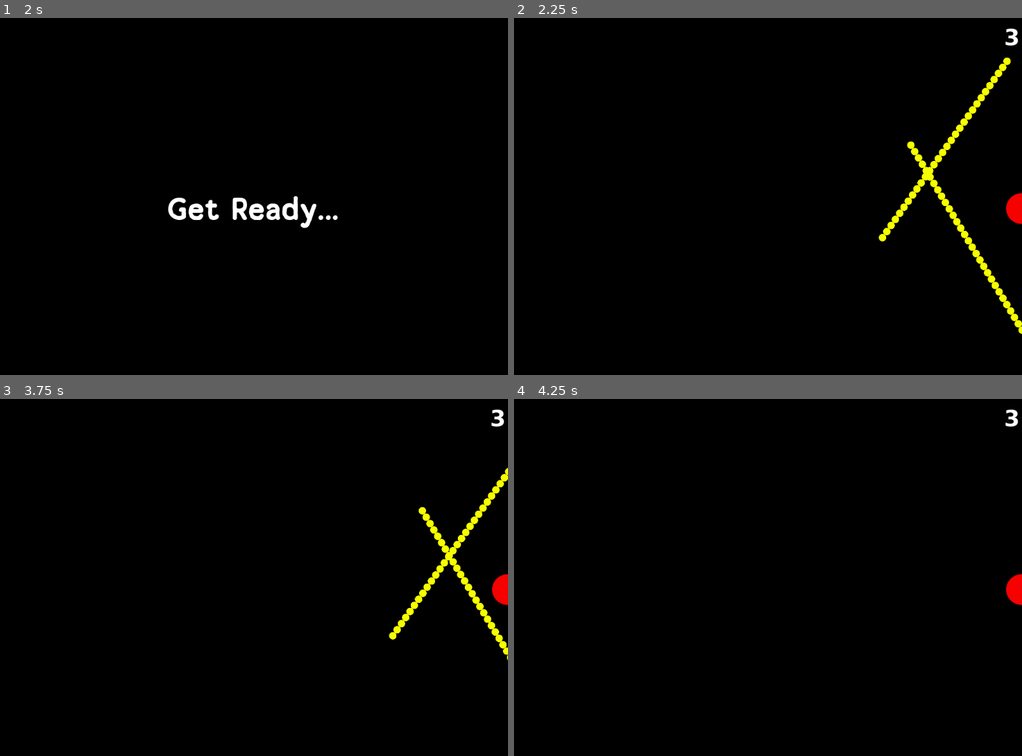
Above: before the commit, frames 1-4 (two rows, left to right).
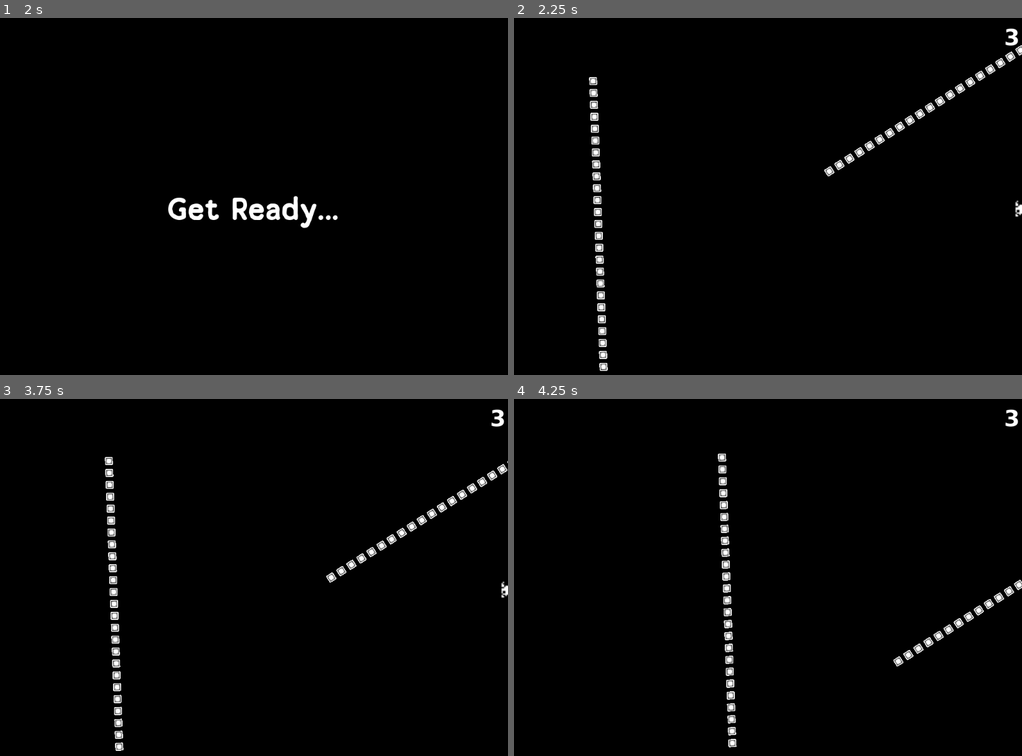
Above: after the commit, the same moments.

Repository: foobarmeow/bullet-godot
Game: Godot game, scene res://scenes/main/main.tscn
The game is run twice, just before and just after one commit, with the same random seed, the same clock (stepped at 60 frames per second) and the same inputs.
Inputs (mouse positions are in pixels of both pictures, inside the frame that each line leads up to):
- Up to frame 1 (2 s): click "START" at 0.5 s; tap Enter at 1.25 s; move the mouse to (365, 189) at 1.27 s; hold D (move_right) from 1.28 s (still down); tap J at 1.35 s; click (365, 189) at 1.42 s
- Up to frame 2 (2.25 s): release D (move_right) at 2 s; tap Space at 2 s; drag from (666, 228) to (742, 285) at 2.02 s
- Up to frame 3 (3.75 s): tap Enter at 2.75 s; move the mouse to (304, 506) at 2.77 s; hold D (move_right) 2.78-3.5 s; hold Enter 2.78-3.5 s; tap Space at 3.5 s; drag from (228, 666) to (401, 531) at 3.52 s
- Up to frame 4 (4.25 s): no input

Frame 1 is identical in both runs. In frame 2, 3.5% of the frame differs, in the area x 14-100%, y 7-99%; in frame 3, 3.2%; in frame 4, 1.6%.

Commit message:
huh

Diff:
--- a/scenes/main/Main.gd
+++ b/scenes/main/Main.gd
@@ -32,12 +32,14 @@
 	$Player.position = $PlayerSpawnPosition.position
 	$Player.start()
 
-	spawn()
-	$SpawnTimer.start()
 
+
+	_lives -= 1
 	if _lives > 0:
-		_lives -= 1
 		$HUD.hit(_lives)
+
+		spawn()
+		$SpawnTimer.start()
 	else:
 		end_game()
 
--- a/scenes/mob/mob.gd
+++ /dev/null
@@ -1,11 +0,0 @@
-extends Area2D
-
-
-# Called when the node enters the scene tree for the first time.
-func _ready():
-	pass # Replace with function body.
-
-
-# Called every frame. 'delta' is the elapsed time since the previous frame.
-func _process(delta):
-	pass
--- a/scenes/mob/mob.tscn
+++ /dev/null
@@ -1,18 +0,0 @@
-[gd_scene load_steps=4 format=3 uid="uid://btiwg5djjyl0p"]
-
-[ext_resource type="Script" path="res://scenes/mob/mob.gd" id="1_rk35v"]
-[ext_resource type="Texture2D" uid="uid://byhl4lbmxeck0" path="res://art/sprites/enemy.png" id="2_gbolx"]
-
-[sub_resource type="CircleShape2D" id="CircleShape2D_hq22o"]
-radius = 31.0644
-
-[node name="Mob" type="Area2D" groups=["mob"]]
-scale = Vector2(0.25, 0.25)
-script = ExtResource("1_rk35v")
-metadata/_edit_group_ = true
-
-[node name="Sprite2D" type="Sprite2D" parent="."]
-texture = ExtResource("2_gbolx")
-
-[node name="CollisionShape2D" type="CollisionShape2D" parent="."]
-shape = SubResource("CircleShape2D_hq22o")
--- /dev/null
+++ b/scenes/mob_holder/groups/line.tscn
@@ -0,0 +1,80 @@
+[gd_scene load_steps=2 format=3 uid="uid://bgrv4qfp5ckik"]
+
+[ext_resource type="PackedScene" uid="uid://xfomqs6ncqxq" path="res://scenes/mobs/mob_block.tscn" id="1_atftd"]
+
+[node name="line" type="Node2D"]
+rotation = 1.57077
+
+[node name="Area2D" parent="." instance=ExtResource("1_atftd")]
+
+[node name="Area2D2" parent="." instance=ExtResource("1_atftd")]
+position = Vector2(24, 0)
+
+[node name="Area2D3" parent="." instance=ExtResource("1_atftd")]
+position = Vector2(48, 0)
+
+[node name="Area2D4" parent="." instance=ExtResource("1_atftd")]
+position = Vector2(72, 0)
+
+[node name="Area2D5" parent="." instance=ExtResource("1_atftd")]
+position = Vector2(96, 0)
+
+[node name="Area2D6" parent="." instance=ExtResource("1_atftd")]
+position = Vector2(120, 0)
+
+[node name="Area2D7" parent="." instance=ExtResource("1_atftd")]
+position = Vector2(144, 0)
+
+[node name="Area2D8" parent="." instance=ExtResource("1_atftd")]
+position = Vector2(168, 0)
+
+[node name="Area2D9" parent="." instance=ExtResource("1_atftd")]
+position = Vector2(192, 0)
+
+[node name="Area2D10" parent="." instance=ExtResource("1_atftd")]
+position = Vector2(216, 0)
+
+[node name="Area2D11" parent="." instance=ExtResource("1_atftd")]
+position = Vector2(240, 0)
+
+[node name="Area2D12" parent="." instance=ExtResource("1_atftd")]
+position = Vector2(264, 0)
+
+[node name="Area2D13" parent="." instance=ExtResource("1_atftd")]
+position = Vector2(288, 0)
+
+[node name="Area2D22" parent="." instance=ExtResource("1_atftd")]
+position = Vector2(-288, 0)
+
+[node name="Area2D23" parent="." instance=ExtResource("1_atftd")]
+position = Vector2(-264, 0)
+
+[node name="Area2D24" parent="." instance=ExtResource("1_atftd")]
+position = Vector2(-240, 0)
+
+[node name="Area2D25" parent="." instance=ExtResource("1_atftd")]
+position = Vector2(-216, 0)
+
+[node name="Area2D26" parent="." instance=ExtResource("1_atftd")]
+position = Vector2(-192, 0)
+
+[node name="Area2D27" parent="." instance=ExtResource("1_atftd")]
+position = Vector2(-168, 0)
+
+[node name="Area2D28" parent="." instance=ExtResource("1_atftd")]
+position = Vector2(-144, 0)
+
+[node name="Area2D29" parent="." instance=ExtResource("1_atftd")]
+position = Vector2(-120, 0)
+
+[node name="Area2D30" parent="." instance=ExtResource("1_atftd")]
+position = Vector2(-96, 0)
+
+[node name="Area2D31" parent="." instance=ExtResource("1_atftd")]
+position = Vector2(-72, 0)
+
+[node name="Area2D32" parent="." instance=ExtResource("1_atftd")]
+position = Vector2(-48, 0)
+
+[node name="Area2D33" parent="." instance=ExtResource("1_atftd")]
+position = Vector2(-24, 0)
--- a/scenes/mob_holder/groups/square.tscn
+++ b/scenes/mob_holder/groups/square.tscn
@@ -1,6 +1,6 @@
 [gd_scene load_steps=2 format=3 uid="uid://b30wm1l3hlwlu"]
 
-[ext_resource type="PackedScene" uid="uid://btiwg5djjyl0p" path="res://scenes/mob/mob.tscn" id="1_n8ue8"]
+[ext_resource type="PackedScene" uid="uid://btiwg5djjyl0p" path="res://scenes/mobs/mob.tscn" id="1_n8ue8"]
 
 [node name="square" type="Node2D"]
 position = Vector2(-32, -32)
--- a/scenes/mob_holder/mob_holder.gd
+++ b/scenes/mob_holder/mob_holder.gd
@@ -2,9 +2,10 @@
 
 @export var mob_scene: PackedScene
 @export var mob_square: PackedScene
+@export var mob_line: PackedScene
 @export var tracking_timeout: float = 0.5
 @export var speed: int = 400
-@export var offset_from_player: int = 100
+@export var offset_from_player: int = 250
 
 var player: Area2D
 var tracking: bool
@@ -18,32 +19,33 @@
 
 func start(type: String, p: Area2D):
 	player = p
-	tracking = true
 	match type:
 		"square":
-			spawn_square()
+			spawn(mob_square)
 		"line":
-			spawn_line()
+			spawn(mob_line)
 
-func spawn_square():
+func spawn(scene: PackedScene):
 	position = get_spawn_position(mob_offset)
-	var mob = mob_square.instantiate()
+	var mob = scene.instantiate()
 	add_child(mob)
+
+	tracking = true
 	# After the timeout, stop tracking
 	await get_tree().create_timer(tracking_timeout).timeout
 	tracking = false
 
-func spawn_line():
+func spawn_line_drawn():
 	var offset = mob_offset + 15
 	position = get_spawn_position(offset)
 
 	var n = 30
-	var start = -(offset * n/2)
+	var start_offset = -(offset * n/2)
 	for i in n:
 		var mob = mob_scene.instantiate()
 		add_child(mob)
-		mob.position = Vector2(0, start)
-		start += offset
+		mob.position = Vector2(0, start_offset)
+		start_offset += offset
 
 	# After the timeout, stop tracking
 	await get_tree().create_timer(tracking_timeout).timeout
@@ -80,12 +82,9 @@
 		randi_range(0+offset, viewport.y-offset),
 	)
 
-	print(center)
-
 	var diff = player.global_position - center
 	if diff.length() < offset_from_player:
 		# This was inside our threshold, try again
-		print_debug("too close to player, trying again: ", offset_from_player)
 		# lower the threshold to be safe
 		if offset_from_player > 0:
 			offset_from_player -= 10
--- a/scenes/mob_holder/mob_holder.tscn
+++ b/scenes/mob_holder/mob_holder.tscn
@@ -1,14 +1,16 @@
-[gd_scene load_steps=4 format=3 uid="uid://clpbah7q1kpfh"]
+[gd_scene load_steps=5 format=3 uid="uid://clpbah7q1kpfh"]
 
 [ext_resource type="Script" path="res://scenes/mob_holder/mob_holder.gd" id="1_2gmug"]
-[ext_resource type="PackedScene" uid="uid://btiwg5djjyl0p" path="res://scenes/mob/mob.tscn" id="2_3v8y5"]
+[ext_resource type="PackedScene" uid="uid://btiwg5djjyl0p" path="res://scenes/mobs/mob.tscn" id="2_c6i77"]
 [ext_resource type="PackedScene" uid="uid://b30wm1l3hlwlu" path="res://scenes/mob_holder/groups/square.tscn" id="3_pwwaa"]
+[ext_resource type="PackedScene" uid="uid://bgrv4qfp5ckik" path="res://scenes/mob_holder/groups/line.tscn" id="4_hsvk3"]
 
 [node name="MobHolder" type="Node2D"]
 position = Vector2(248, 130)
 script = ExtResource("1_2gmug")
-mob_scene = ExtResource("2_3v8y5")
+mob_scene = ExtResource("2_c6i77")
 mob_square = ExtResource("3_pwwaa")
+mob_line = ExtResource("4_hsvk3")
 tracking_timeout = 1.5
 
 [node name="VisibleOnScreenNotifier2D" type="VisibleOnScreenNotifier2D" parent="."]
--- /dev/null
+++ b/scenes/mobs/mob.tscn
@@ -0,0 +1,34 @@
+[gd_scene load_steps=4 format=3 uid="uid://btiwg5djjyl0p"]
+
+[ext_resource type="Texture2D" uid="uid://bm2an1j5clbc0" path="res://art/sprites/kenny-1px/tile_0022.png" id="2_olcte"]
+
+[sub_resource type="GDScript" id="GDScript_wpq8s"]
+script/source = "extends Area2D
+
+
+# Called when the node enters the scene tree for the first time.
+func _ready():
+	pass # Replace with function body.
+
+
+# Called every frame. 'delta' is the elapsed time since the previous frame.
+func _process(delta):
+	pass
+"
+
+[sub_resource type="RectangleShape2D" id="RectangleShape2D_p7txf"]
+size = Vector2(39, 40)
+
+[node name="Mob" type="Area2D" groups=["mob"]]
+scale = Vector2(0.25, 0.25)
+script = SubResource("GDScript_wpq8s")
+metadata/_edit_group_ = true
+
+[node name="Sprite2D" type="Sprite2D" parent="."]
+rotation = 0.785398
+scale = Vector2(4.5, 4.5)
+texture = ExtResource("2_olcte")
+
+[node name="CollisionShape2D" type="CollisionShape2D" parent="."]
+position = Vector2(0.5, 0)
+shape = SubResource("RectangleShape2D_p7txf")
--- /dev/null
+++ b/scenes/mobs/mob_block.tscn
@@ -0,0 +1,14 @@
+[gd_scene load_steps=3 format=3 uid="uid://xfomqs6ncqxq"]
+
+[ext_resource type="Texture2D" uid="uid://f70g21iwtwbu" path="res://art/sprites/kenny-1px/tile_0009.png" id="1_ccfs3"]
+
+[sub_resource type="RectangleShape2D" id="RectangleShape2D_cptck"]
+size = Vector2(16, 16)
+
+[node name="Area2D" type="Area2D"]
+
+[node name="Sprite2D" type="Sprite2D" parent="."]
+texture = ExtResource("1_ccfs3")
+
+[node name="CollisionShape2D" type="CollisionShape2D" parent="." groups=["mob"]]
+shape = SubResource("RectangleShape2D_cptck")
--- a/scenes/player/Player.gd
+++ b/scenes/player/Player.gd
@@ -33,7 +33,6 @@
 
 func blink():
 	for i in 10:
-		print("blink", $Sprite2D.visible)
 		$Sprite2D.visible = not $Sprite2D.visible
 		await get_tree().create_timer(0.25).timeout
 
--- a/scenes/player/player.tscn
+++ b/scenes/player/player.tscn
@@ -1,20 +1,88 @@
-[gd_scene load_steps=4 format=3 uid="uid://b1sqn6oxm0d6m"]
+[gd_scene load_steps=12 format=3 uid="uid://b1sqn6oxm0d6m"]
 
 [ext_resource type="Script" path="res://scenes/player/Player.gd" id="1_0r62m"]
-[ext_resource type="Texture2D" uid="uid://jhftm7n81ou3" path="res://art/sprites/bullet-player.png" id="2_y61qb"]
+[ext_resource type="Texture2D" uid="uid://fiia7bv8q76e" path="res://art/sprites/kenny-1px/tile_0340.png" id="2_hygf4"]
+[ext_resource type="Texture2D" uid="uid://c4026v6xiksqa" path="res://art/sprites/kenny-1px/monochrome_tilemap_transparent.png" id="3_i0sjv"]
 
-[sub_resource type="CircleShape2D" id="CircleShape2D_bw3fi"]
-radius = 31.0
+[sub_resource type="RectangleShape2D" id="RectangleShape2D_gyrgv"]
+size = Vector2(47.375, 53.5)
+
+[sub_resource type="AtlasTexture" id="AtlasTexture_0qujj"]
+atlas = ExtResource("3_i0sjv")
+region = Rect2(17, 204, 16, 16)
+
+[sub_resource type="AtlasTexture" id="AtlasTexture_vopda"]
+atlas = ExtResource("3_i0sjv")
+region = Rect2(51, 204, 16, 16)
+
+[sub_resource type="AtlasTexture" id="AtlasTexture_grrcd"]
+atlas = ExtResource("3_i0sjv")
+region = Rect2(34, 204, 16, 16)
+
+[sub_resource type="AtlasTexture" id="AtlasTexture_5fj5x"]
+atlas = ExtResource("3_i0sjv")
+region = Rect2(17, 204, 16, 16)
+
+[sub_resource type="AtlasTexture" id="AtlasTexture_ch388"]
+atlas = ExtResource("3_i0sjv")
+region = Rect2(34, 204, 16, 16)
+
+[sub_resource type="AtlasTexture" id="AtlasTexture_j1wed"]
+atlas = ExtResource("3_i0sjv")
+region = Rect2(51, 204, 16, 16)
+
+[sub_resource type="SpriteFrames" id="SpriteFrames_ny255"]
+animations = [{
+"frames": [{
+"duration": 0.2,
+"texture": SubResource("AtlasTexture_0qujj")
+}, {
+"duration": 1.0,
+"texture": SubResource("AtlasTexture_vopda")
+}, {
+"duration": 1.0,
+"texture": SubResource("AtlasTexture_grrcd")
+}, {
+"duration": 1.0,
+"texture": SubResource("AtlasTexture_0qujj")
+}],
+"loop": true,
+"name": &"walk",
+"speed": 5.0
+}, {
+"frames": [{
+"duration": 1.0,
+"texture": SubResource("AtlasTexture_5fj5x")
+}, {
+"duration": 1.0,
+"texture": SubResource("AtlasTexture_ch388")
+}, {
+"duration": 1.0,
+"texture": SubResource("AtlasTexture_j1wed")
+}],
+"loop": true,
+"name": &"walk_1",
+"speed": 5.0
+}]
 
 [node name="Player" type="Area2D"]
 position = Vector2(512, 384)
+scale = Vector2(0.65, 0.65)
 script = ExtResource("1_0r62m")
 
 [node name="CollisionShape2D" type="CollisionShape2D" parent="."]
-shape = SubResource("CircleShape2D_bw3fi")
+shape = SubResource("RectangleShape2D_gyrgv")
 
 [node name="Sprite2D" type="Sprite2D" parent="."]
 visible = false
-texture = ExtResource("2_y61qb")
+position = Vector2(0, -8)
+scale = Vector2(4, 4)
+texture = ExtResource("2_hygf4")
+
+[node name="AnimatedSprite2D" type="AnimatedSprite2D" parent="."]
+visible = false
+sprite_frames = SubResource("SpriteFrames_ny255")
+animation = &"walk_1"
+frame_progress = 0.30137
 
 [connection signal="area_entered" from="." to="." method="_on_area_entered"]
Binary file added: art/sprites/kenny-1px/monochrome_tilemap_transparent.png
Not shown, added: art/sprites/kenny-1px/monochrome_tilemap_transparent.png.import
Binary file added: art/sprites/kenny-1px/tile_0009.png
Not shown, added: art/sprites/kenny-1px/tile_0009.png.import
Binary file added: art/sprites/kenny-1px/tile_0022.png
Not shown, added: art/sprites/kenny-1px/tile_0022.png.import
Binary file added: art/sprites/kenny-1px/tile_0340.png
Not shown, added: art/sprites/kenny-1px/tile_0340.png.import
